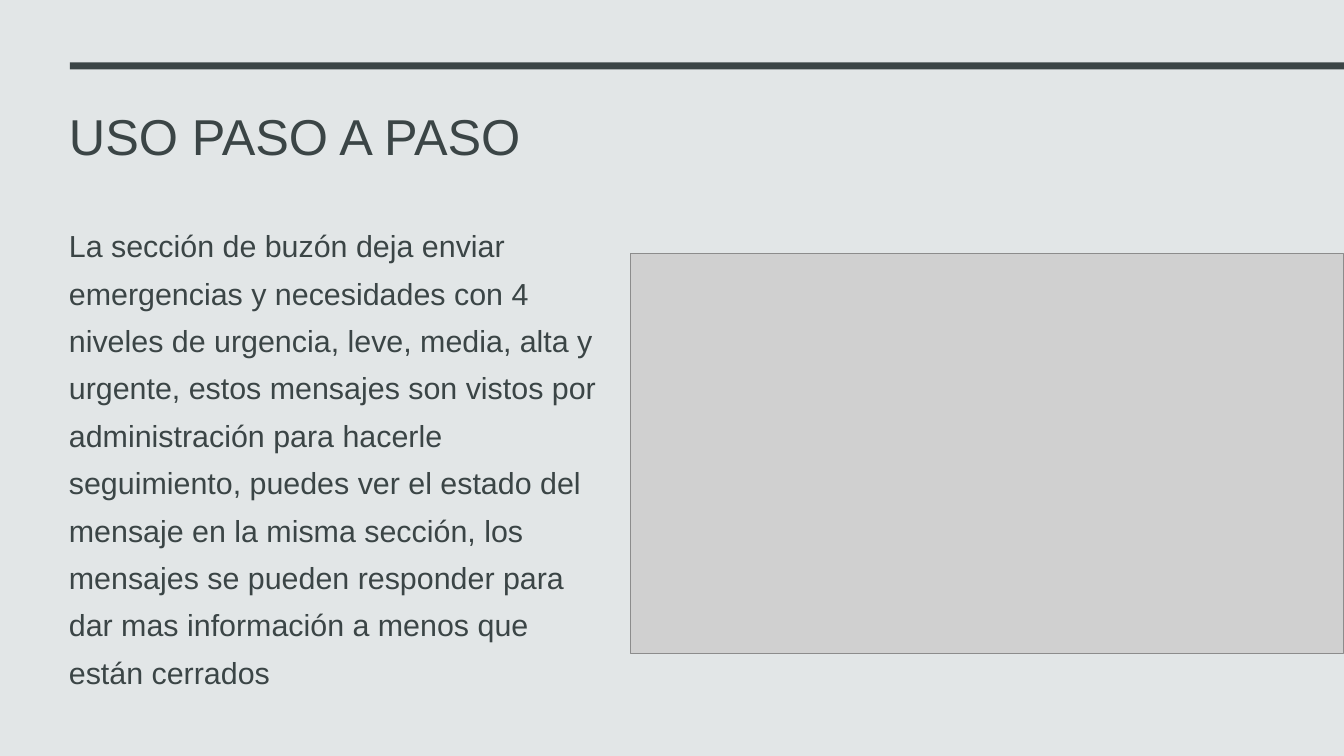
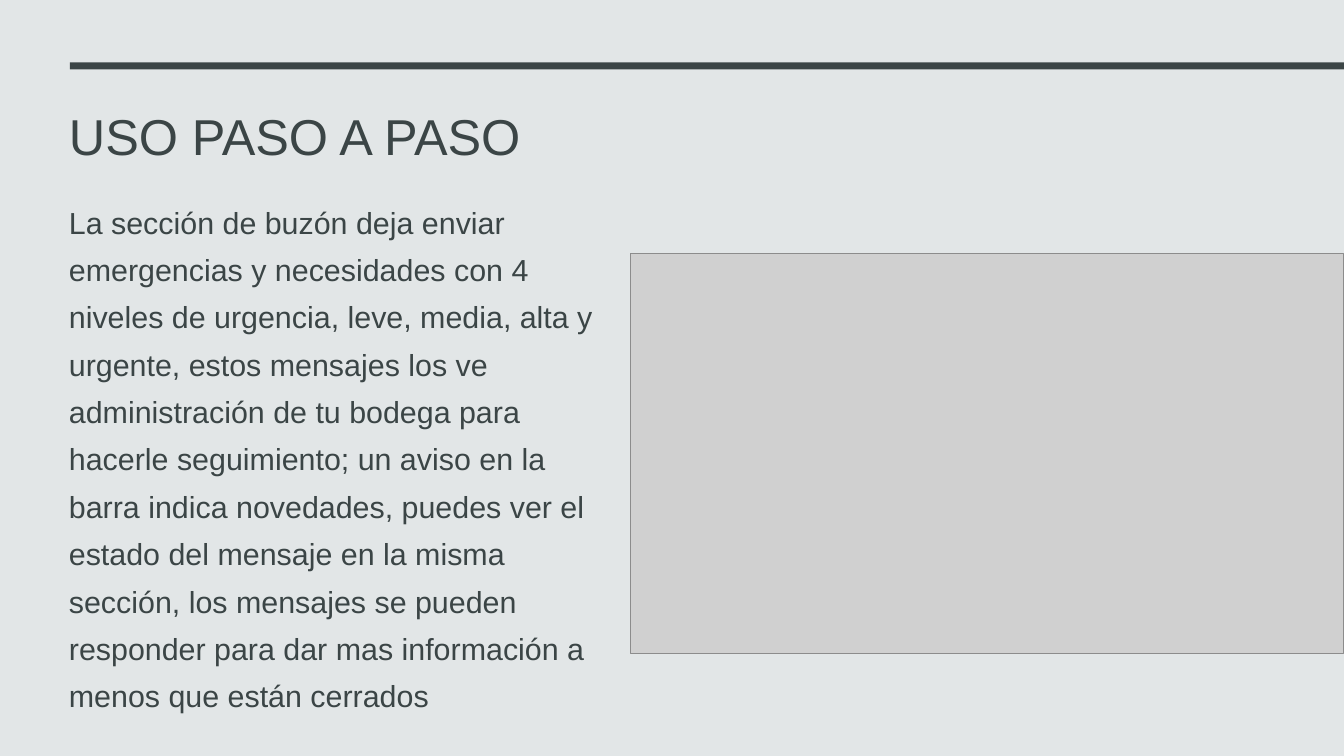
Before and after one commit to AniMuoz/Practica-2, a slide deck: slide 11 of manual de uso/capacitacion/Capacitacion sistema de inventario.pptx. Drawn at 1344x756 pixels with LibreOffice and Linux fonts; fonts in the diff are those of the drawing; grey boxes stand for pictures. Boxes give left, top, right and bottom in pixels: in the first picture for what was removed or moved away, otherwise in the second. Text is boxed around its words. In the diff, an @@ line names an element or a change of style, - is before the commit and + after.

```diff
--- a/manual de uso/capacitacion/Capacitacion sistema de inventario.pptx
+++ b/manual de uso/capacitacion/Capacitacion sistema de inventario.pptx
@@ text at bbox=[69, 211, 592, 713]: text changed @@
-La sección de buzón deja enviar emergencias y necesidades con 4 niveles de urgencia, leve, media, alta y urgente, estos mensajes son vistos por administración para hacerle seguimiento, puedes ver el estado del mensaje en la misma sección, los mensajes se pueden responder para dar mas información a menos que están cerrados
+La sección de buzón deja enviar emergencias y necesidades con 4 niveles de urgencia, leve, media, alta y urgente, estos mensajes los ve administración de tu bodega para hacerle seguimiento; un aviso en la barra indica novedades, puedes ver el estado del mensaje en la misma sección, los mensajes se pueden responder para dar mas información a menos que están cerrados
```
Also in this commit, not shown: 3 other slides changed, 13 other files.
